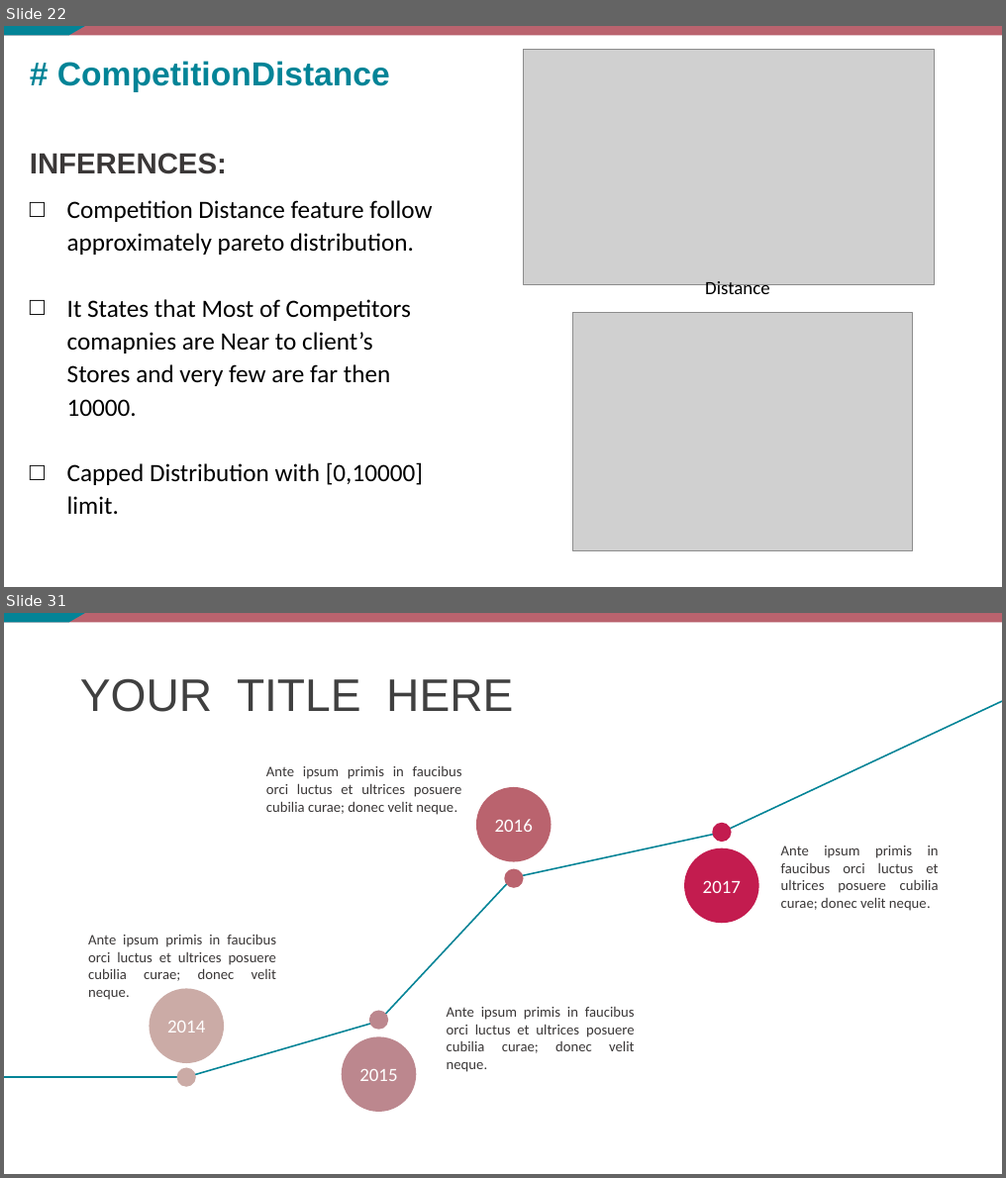
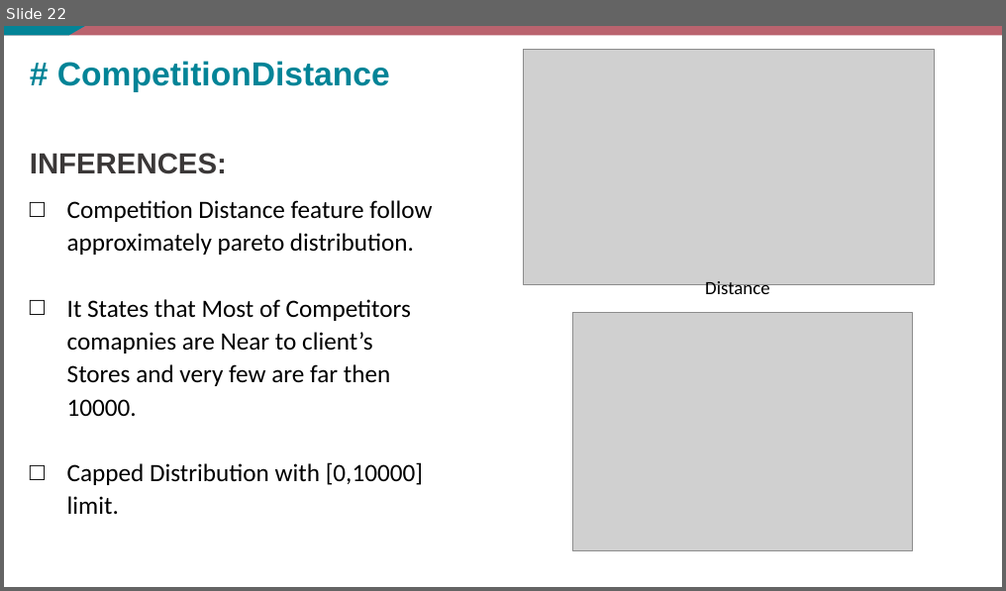
Before and after one commit to akesh-0909/Sales-Analysis-and-forecasting, a slide deck: BUSINESS REPORTS.pptx. Shown one above the other, each under a label of ours: slides 22 and 31 before the commit, slide 22 after it; the slides between them are not shown. The pictures are 1006x1178 and 1006x591 pixels, drawn with LibreOffice and Linux fonts; fonts in the diff are those of the drawing; grey boxes stand for pictures. Boxes give left, top, right and bottom in pixels: in the first picture for what was removed or moved away, otherwise in the second. Text is boxed around its words. In the diff, an @@ line names an element or a change of style, - is before the commit and + after.

```diff
--- a/BUSINESS REPORTS.pptx
+++ b/BUSINESS REPORTS.pptx
@@ slide 31 removed at (x1=4, y1=613, x2=1002, y2=1174), background #FFFFFF; not listed: 2 template elements that a slide beside it also shows @@
@@ title removed at (x1=80, y1=678, x2=513, y2=712) @@
-YOUR TITLE HERE
@@ line removed from (722, 833) to (1002, 701) @@
@@ text removed at (x1=266, y1=766, x2=462, y2=815) @@
-Ante ipsum primis in faucibus orci luctus et ultrices posuere cubilia curae; donec velit neque.
@@ ellipse removed at (x1=476, y1=787, x2=551, y2=862) @@
-2016
@@ line removed from (512, 878) to (722, 833) @@
@@ ellipse removed at (x1=684, y1=848, x2=759, y2=923) @@
-2017
@@ ellipse removed at (x1=712, y1=823, x2=732, y2=842) @@
@@ text removed at (x1=781, y1=846, x2=939, y2=911) @@
-Ante ipsum primis in faucibus orci luctus et ultrices posuere cubilia curae; donec velit neque.
@@ line removed from (379, 1022) to (512, 878) @@
@@ ellipse removed at (x1=504, y1=869, x2=524, y2=888) @@
@@ text removed at (x1=88, y1=934, x2=277, y2=981) @@
-Ante ipsum primis in faucibus orci luctus et ultrices posuere cubilia curae; donec velit neque.
@@ ellipse removed at (x1=150, y1=989, x2=224, y2=1063) @@
-2014
@@ line removed from (187, 1077) to (379, 1022) @@
@@ ellipse removed at (x1=369, y1=1011, x2=389, y2=1030) @@
@@ text removed at (x1=447, y1=1007, x2=635, y2=1054) @@
-Ante ipsum primis in faucibus orci luctus et ultrices posuere cubilia curae; donec velit neque.
@@ ellipse removed at (x1=342, y1=1038, x2=417, y2=1112) @@
-2015
@@ line removed from (4, 1077) to (187, 1077) @@
@@ ellipse removed at (x1=177, y1=1068, x2=196, y2=1087) @@
```
Also in this commit, not shown: 2 slides changed, 6 slides added, 17 other slides removed.
